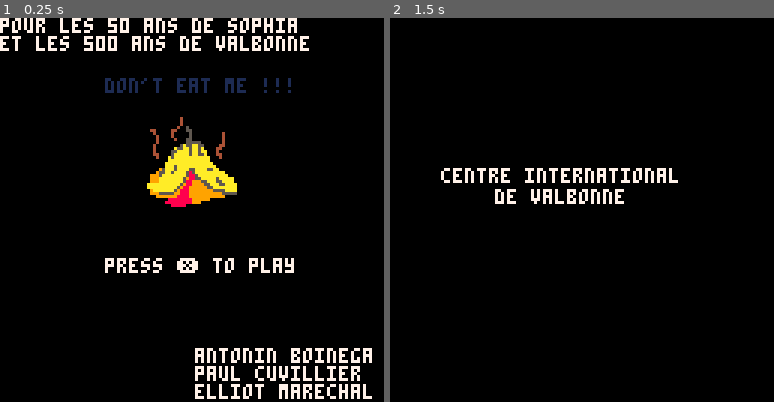
Above: before the commit, frames 1-2 (left to right).
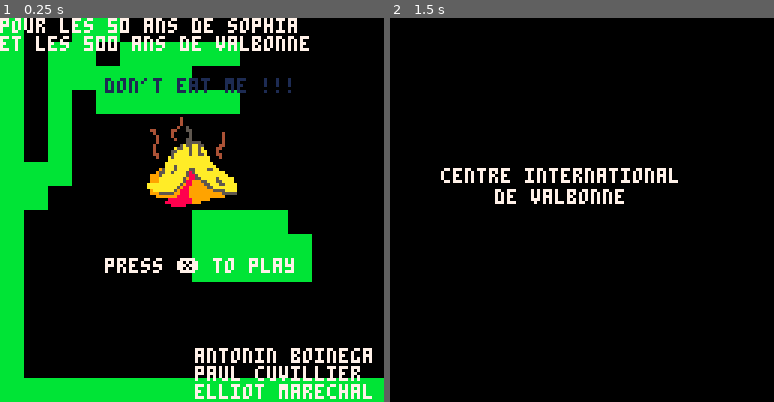
Above: after the commit, the same moments.

Repository: antonono/pico8
Game: PICO-8 cartridge carts/dontEatMe.p8
The game is run twice, just before and just after one commit, with the same random seed, the same clock (stepped at 60 frames per second) and the same inputs.
Inputs:
- Up to frame 1 (0.25 s): no input
- Up to frame 2 (1.5 s): tap X (X key) at 1.07 s

The runs differ from the first frame. In frame 1, 25% of the frame differs, in the area x 0-100%, y 0-100%; in frame 2, nothing differs.

Commit message:
change journal de bord

Diff:
--- a/carts/dontEatMe.p8
+++ b/carts/dontEatMe.p8
@@ -746,7 +746,7 @@
 		background.y = 0
 		map(16,48,background.x,background.y,16,16)
 		print("sortie station epuration",22,57)
-		print("la brague",50,64)
+		print("la brague",35,64)
 	end
 end
 __gfx__
@@ -774,14 +774,14 @@
 000006688a66000000000008aaa000000000008aaa0000000000008aaa00000000000008aaa0000000999aaaaaaaa598855aaaaa5aaaaa0070c0c10700000000
 000000688a60000000666668aa6666600000068aa66000000000068aa660000000666668aa66666000999aaaaaaaa58899955aaa55aaaa007010100700000000
 0000000aaaa000000000000aaaa00000000006aaaa600000000006aaaa6000000000000aaaa000000aaaaaaaaaaa5988999955aaa55aaaa07070707000000000
-0000000aaaa000000000000aaaa00000000066aaaa600000000066aaaa6000000000000aaaa000000aaaaaaaaaa598899999955aaaaaaaa00000000000000000
-000000aaaaa000000000000aaaa00000000060aaaa060000000060aaaa0600000000000aaaa00000009aaaaaaa59888999999995555aaaa00000000000000000
-000000aaaa0000000000000aaa000000000060aaa0060000000060aaa00600000000000aaa000000009995555599888999999999995555500000000000000000
-05000aaaa50000000000000aaa000000000000aaa0000000000000aaa00000000000000aaa000000000099999998888999999999999000000000000000000000
-0555aa5555000000000005aaa0000000000000aa50000000000000aa50000000000005aaa0000000000000008888888899999900000000000000000000000000
-000aaa0000000000000005a5500000000000005a500000000000005a5000000000005aa550000000000000088888888899900000000000000000000000000000
-00000000000000000000500055000000000000505000000000000050500000000000500055000000000000000888880000000000000000000000000000000000
-00000000000000000000500005000000000000505000000000000050500000000000500005000000000000000000000000000000000000000000000000000000
+0000000aaaa000000000000aaaa00000000066aaaa600000000066aaaa6000000000000aaaa000000aaaaaaaaaa598899999955aaaaaaaa022222222bbbbbbbb
+000000aaaaa000000000000aaaa00000000060aaaa060000000060aaaa0600000000000aaaa00000009aaaaaaa59888999999995555aaaa022222222bbbbbbbb
+000000aaaa0000000000000aaa000000000060aaa0060000000060aaa00600000000000aaa0000000099955555998889999999999955555022222222bbbbbbbb
+05000aaaa50000000000000aaa000000000000aaa0000000000000aaa00000000000000aaa0000000000999999988889999999999990000022222222bbbbbbbb
+0555aa5555000000000005aaa0000000000000aa50000000000000aa50000000000005aaa00000000000000088888888999999000000000022222222bbbbbbbb
+000aaa0000000000000005a5500000000000005a500000000000005a5000000000005aa5500000000000000888888888999000000000000022222222bbbbbbbb
+000000000000000000005000550000000000005050000000000000505000000000005000550000000000000008888800000000000000000022222222bbbbbbbb
+000000000000000000005000050000000000005050000000000000505000000000005000050000000000000000000000000000000000000022222222bbbbbbbb
 02288882cccccccc1eeeee222888822021eeeeeeeeeeeeeeeeeeeeeeeeeee122b999bb999999999bbbbbbbbb44404044bbbbbbbb444444444400444004444444
 02288882cccccccc544eee2228888220221eeeeeeeeeeeeeeeeeeeeeee7e1222b9bbaabb9999999b0000000044440444bbbbbbbb444444444444044444444444
 02288882cccc1ccc1eeeee22288882202221eeeee7eeeeeee6eeeeeeeeeee122bb9ba1b9999999bbbbbbbbbb44444444bbbbbbbb444444404444404444000444
Not shown, changed: Description_du_Projet_DONTEATME.docx
Not shown, changed: Journal_de_Bord_DONTEATME.docx
Not shown, added: ~$scription_du_Projet_DONTEATME.docx
